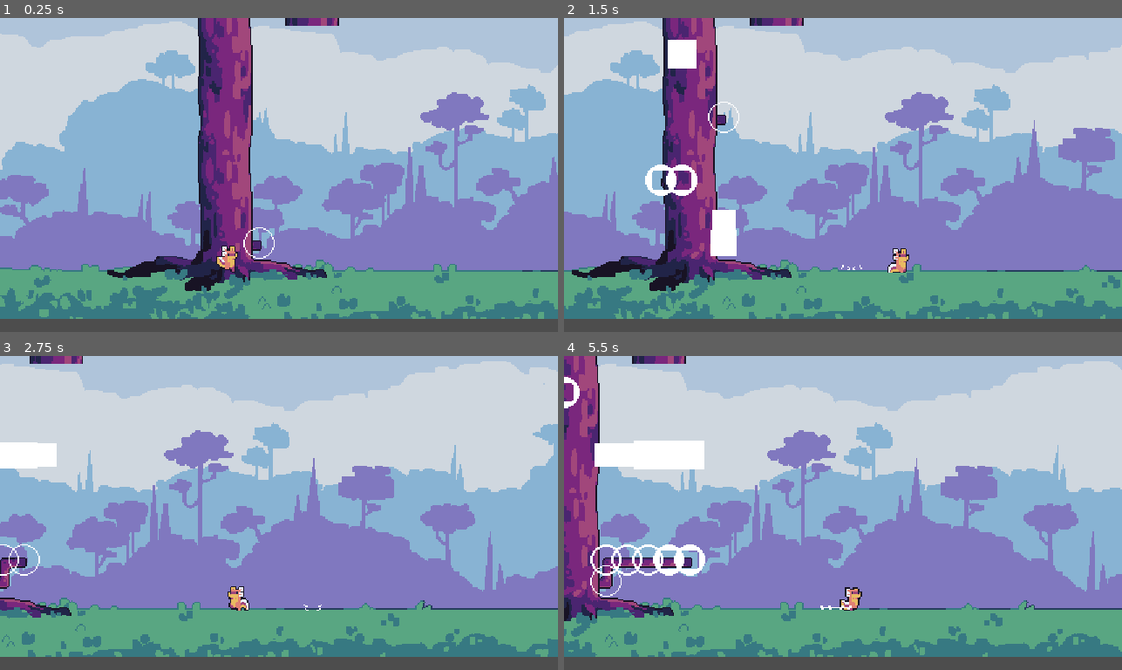
Above: before the commit, frames 1-4 (two rows, left to right).
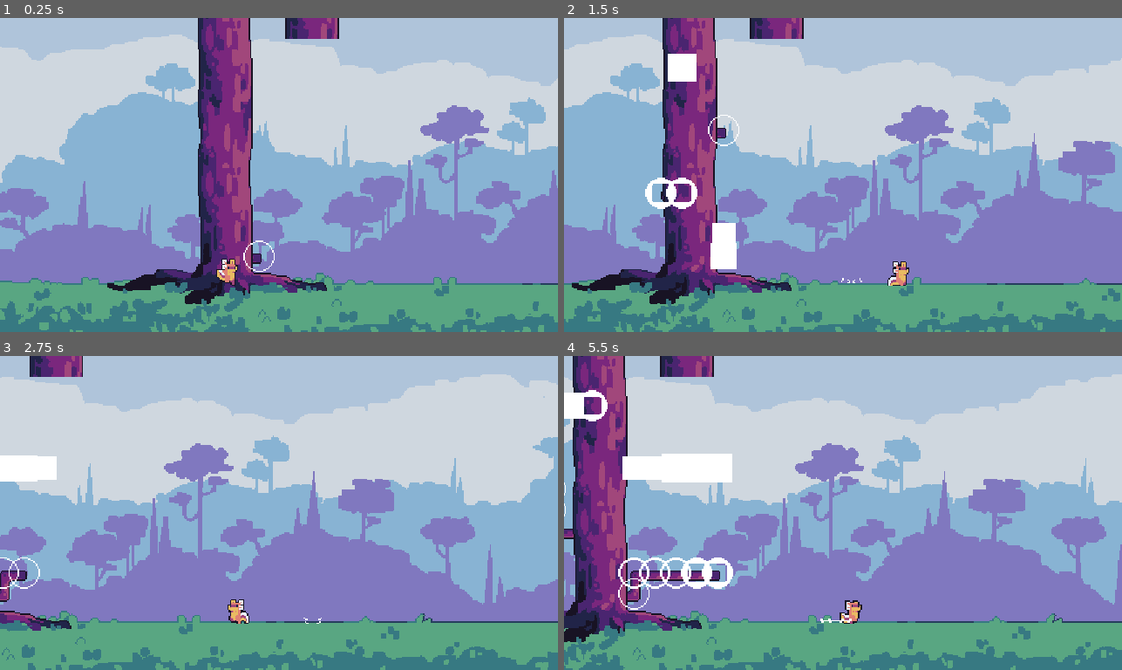
Above: after the commit, the same moments.

Repository: KralikoGames/LudumDare2022
Game: Godot game, scene res://LevelTwo.tscn
Two runs of this game, one before a commit and one after it. Both use one fixed random seed, a clock stepped at 60 frames per second and the inputs below.
Inputs:
- Up to frame 1 (0.25 s): no input
- Up to frame 2 (1.5 s): tap Enter (ui_accept) at 0.5, 0.77 s; hold Right (ui_right) from 0.53 s (still down)
- Up to frame 3 (2.75 s): tap Enter (ui_accept) at 1.52 s; release Right (ui_right) at 2.03 s; hold Left (ui_left) from 2.03 s (still down)
- Up to frame 4 (5.5 s): release Left (ui_left) at 2.78 s; hold Right (ui_right) 2.78-4.28 s; tap Enter (ui_accept) at 3.02, 3.77, 4.52 s; hold Left (ui_left) 4.28-5.03 s; hold Right (ui_right) from 5.03 s (still down)

The runs differ from the first frame. In frame 1, 34% of the frame differs, in the area x 0-100%, y 0-100%; in frame 2, 35%; in frame 3, 32%; in frame 4, 44%.

Commit message:
Small adjustments

Diff:
--- a/LevelTwo.tscn
+++ b/LevelTwo.tscn
@@ -13,7 +13,7 @@
 size = Vector2(959, 35)
 
 [sub_resource type="RectangleShape2D" id="RectangleShape2D_jgnfs"]
-size = Vector2(188.25, 1363.5)
+size = Vector2(217.625, 1363.5)
 
 [node name="LevelTwo" type="Node2D"]
 script = ExtResource("1_jes2q")
@@ -49,12 +49,12 @@
 [node name="LeftBound" type="StaticBody2D" parent="."]
 
 [node name="CollisionShape2d" type="CollisionShape2D" parent="LeftBound"]
-position = Vector2(-365, -299)
+position = Vector2(-360, -300)
 shape = SubResource("RectangleShape2D_jgnfs")
 
 [node name="RightBound" type="StaticBody2D" parent="."]
 position = Vector2(761, 14)
 
 [node name="CollisionShape2d" type="CollisionShape2D" parent="RightBound"]
-position = Vector2(-353.875, -312)
+position = Vector2(-360.375, -312)
 shape = SubResource("RectangleShape2D_jgnfs")
--- a/Scenes/Camera.gd
+++ b/Scenes/Camera.gd
@@ -10,5 +10,5 @@
 # Called every frame. 'delta' is the elapsed time since the previous frame.
 func _process(delta):
 	var smoothed_position = lerp(position, player.position, CAMERA_SPEED)
-	position.y = clamp(smoothed_position.y - 2, -800, 270)
+	position.y = clamp(smoothed_position.y - 2, -800, 260)
 	position.x = smoothed_position.x
Not shown: 1 places in LevelTwo.tscn that only renumber resources
